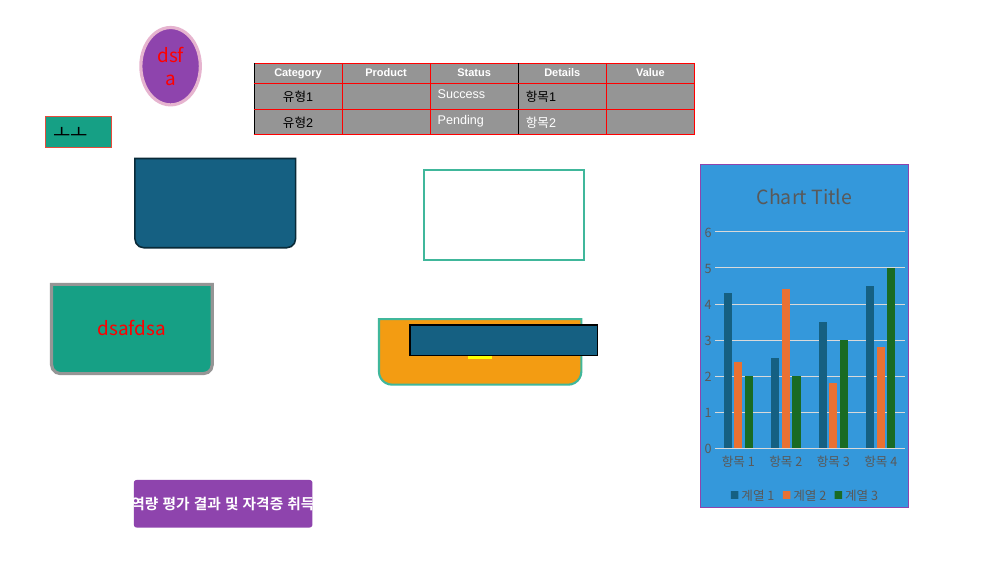
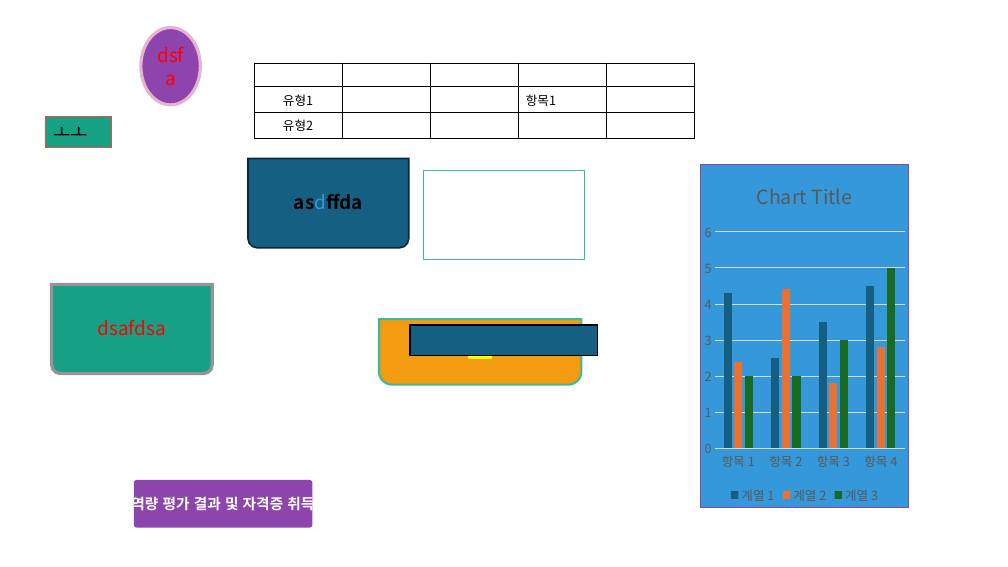
Before and after one commit to kblee0/office, a slide deck: slide 1 of powerpoint/stylex/StyleX.pptm. Drawn at 1008x567 pixels with LibreOffice and Linux fonts; fonts in the diff are those of the drawing. Boxes give left, top, right and bottom in pixels: in the first picture for what was removed or moved away, otherwise in the second. Text is boxed around its words. In the diff, an @@ line names an element or a change of style, - is before the commit and + after.

```diff
--- a/powerpoint/stylex/StyleX.pptm
+++ b/powerpoint/stylex/StyleX.pptm
@@ table at <box>254,64,696,135</box> @@
@@ fill #959595 to none in 11 cells @@
@@ font Arial to Noto Sans CJK KR @@
@@ borders changed @@
@@ round same rect "asdffda": place and size @@
-round same rect "asdffda" at <box>135,159,296,248</box>
+round same rect "asdffda" at <box>248,159,409,248</box>
@@ text in round same rect at <box>294,193,363,209</box>: text added @@
+asdffda
```
Also in this commit, not shown: 14 other files.
